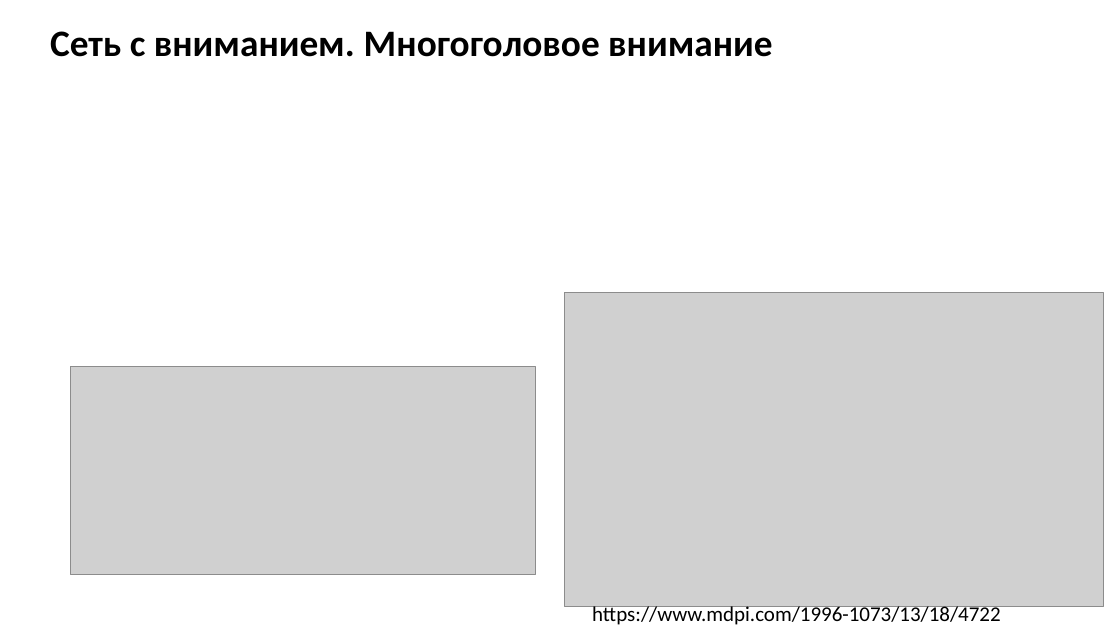
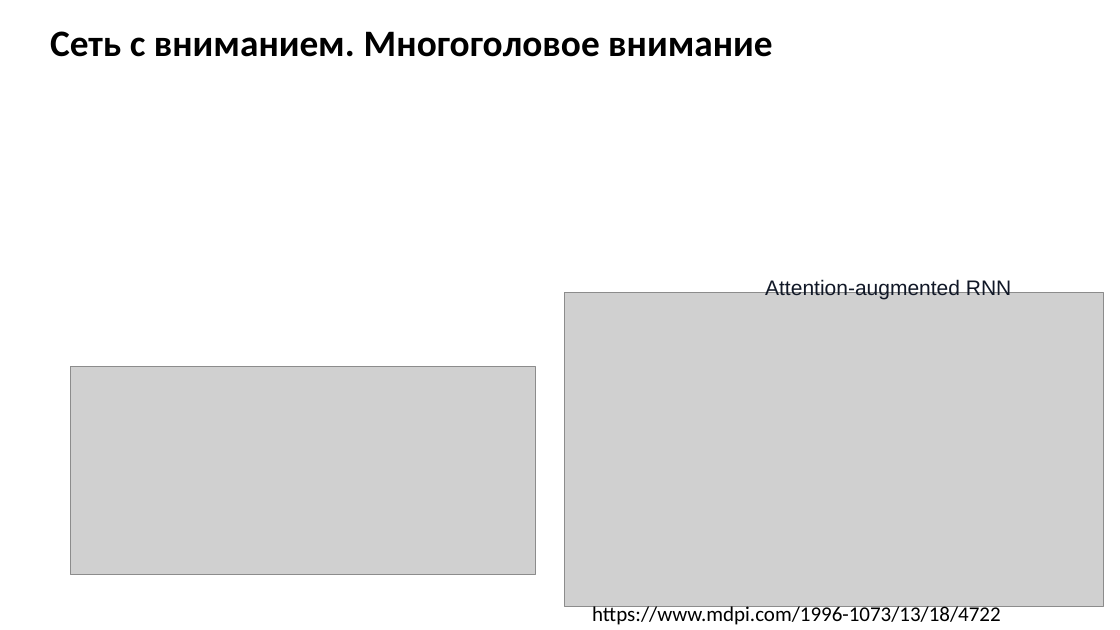
Before and after one commit to MVRonkin/TimeSeriesCourse, a slide deck: slide 9 of 2025/LEC/07-3 Transformers.pptx. Drawn at 1120x630 pixels with LibreOffice and Linux fonts; fonts in the diff are those of the drawing; grey boxes stand for pictures; background and template pictures are left out. Boxes give left, top, right and bottom in pixels: in the first picture for what was removed or moved away, otherwise in the second. Text is boxed around its words. In the diff, an @@ line names an element or a change of style, - is before the commit and + after.

```diff
--- a/2025/LEC/07-3 Transformers.pptx
+++ b/2025/LEC/07-3 Transformers.pptx
@@ text added at [765, 279, 1011, 300], 18 pt, text #111827 @@
+Attention-augmented RNN
```
Also in this commit, not shown: 1 other slide changed.
